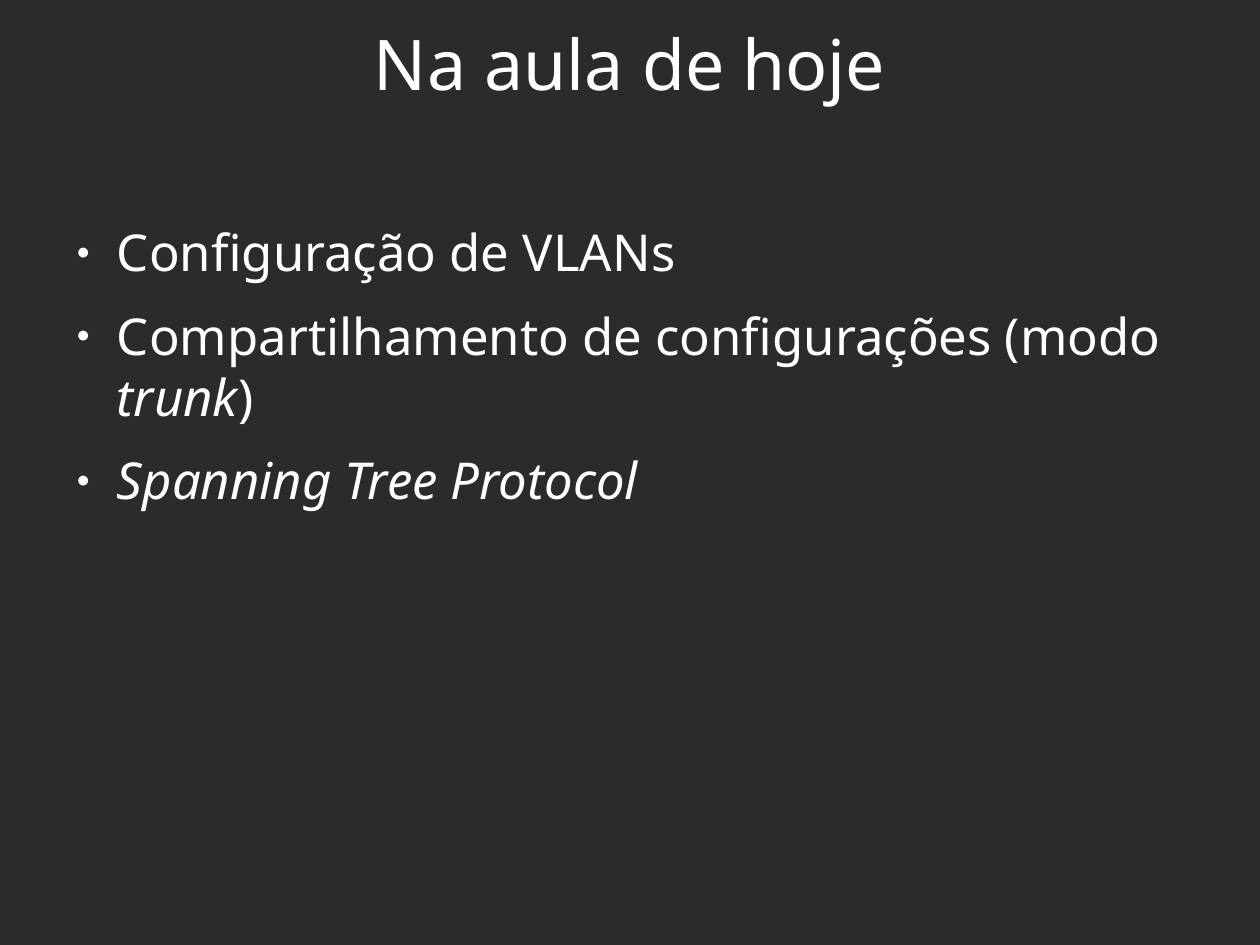
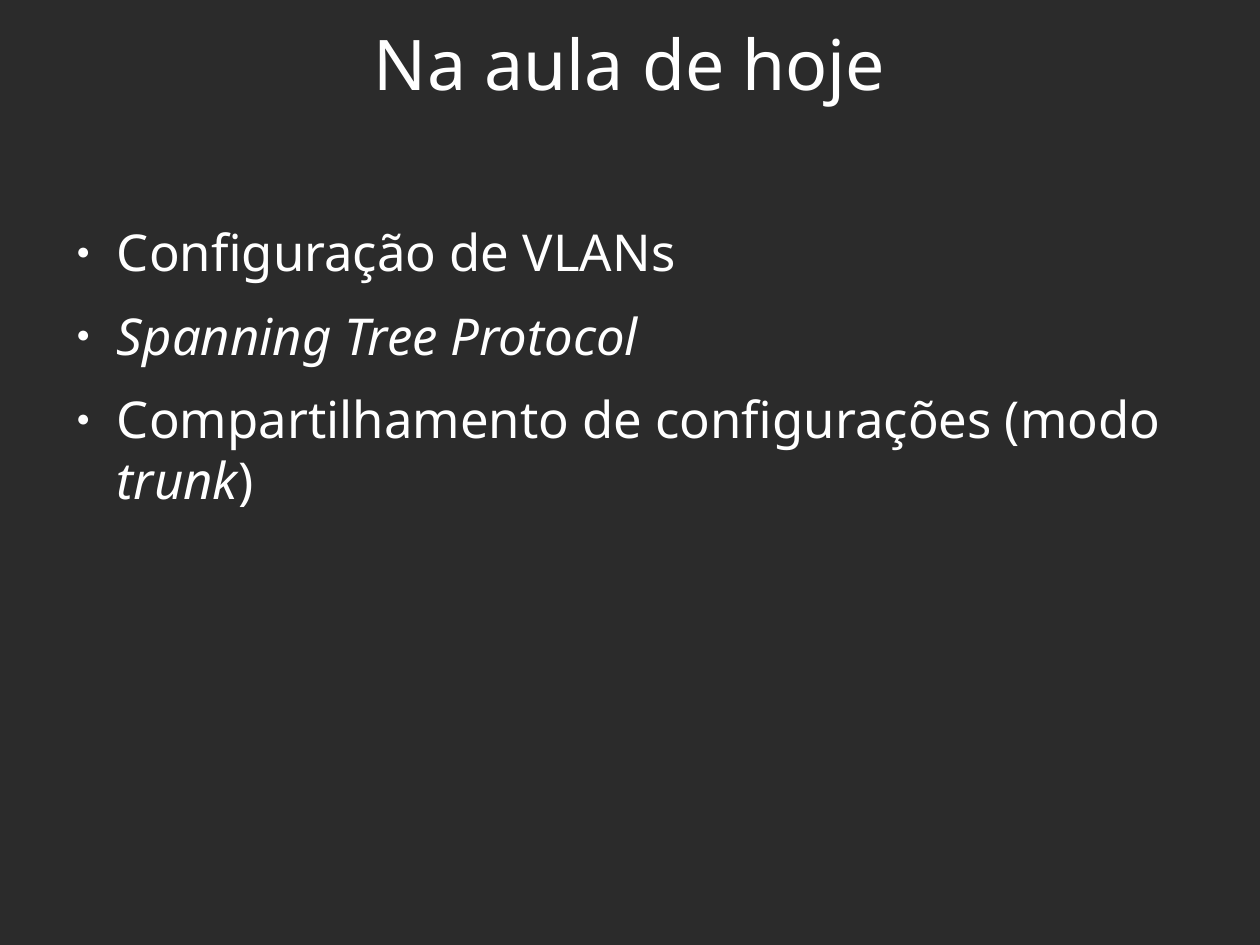
Before and after one commit to viniciusalveshax/aulas, a slide deck: slide 3 of redes-2/pdf08-vlan-switches/pdf08-vlan-switches.odp. Drawn at 1260x945 pixels with LibreOffice and Linux fonts; fonts in the diff are those of the drawing; background and template pictures are left out; a plain dark background stands for a picture behind light text. Boxes give left, top, right and bottom in pixels: in the first picture for what was removed or moved away, otherwise in the second. Text is boxed around its words. In the diff, an @@ line names an element or a change of style, - is before the commit and + after.

```diff
--- a/redes-2/pdf08-vlan-switches/pdf08-vlan-switches.odp
+++ b/redes-2/pdf08-vlan-switches/pdf08-vlan-switches.odp
@@ text at [117, 316, 638, 367]: paragraph added @@
+● Spanning Tree Protocol
@@ text at [117, 460, 638, 511]: paragraph removed @@
-● Spanning Tree Protocol
```
Also in this commit, not shown: 5 slides added, 1 other file.
